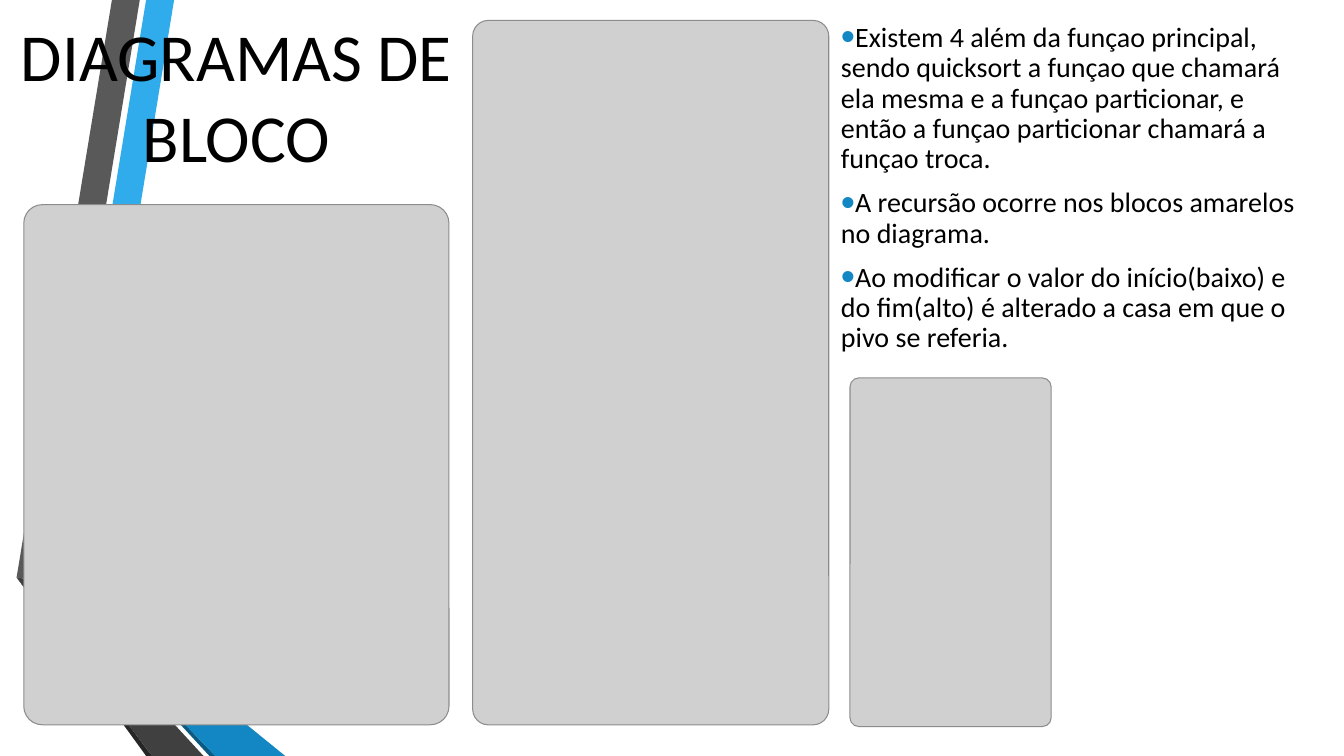
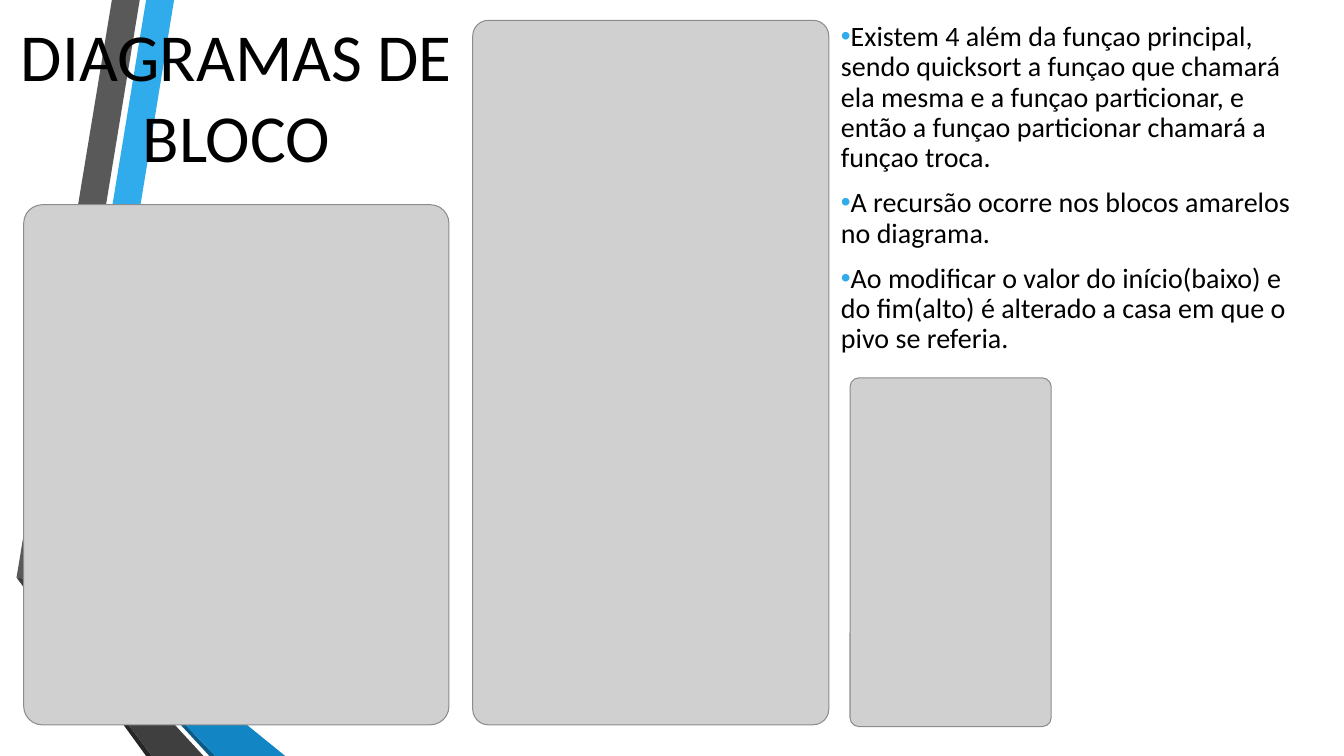
Before and after one commit to Gustavo-lind0/FATEC-IPIRANGA-PEM2025-1-2040482422041-Gustavo, a slide deck: slide 2 of PEM2025-1-Atividades-N1-N2/PEM2025-1-Atividades-N2/PEM-Atividade-N2-3/PEM-Atividade-N2-3.pptx. Drawn at 1344x756 pixels with LibreOffice and Linux fonts; fonts in the diff are those of the drawing; grey boxes stand for pictures; background and template pictures are left out. Boxes give left, top, right and bottom in pixels: in the first picture for what was removed or moved away, otherwise in the second. Text is boxed around its words. In the diff, an @@ line names an element or a change of style, - is before the commit and + after.

```diff
--- a/PEM2025-1-Atividades-N1-N2/PEM2025-1-Atividades-N2/PEM-Atividade-N2-3/PEM-Atividade-N2-3.pptx
+++ b/PEM2025-1-Atividades-N1-N2/PEM2025-1-Atividades-N2/PEM-Atividade-N2-3/PEM-Atividade-N2-3.pptx
@@ text "Existem 4 além da funçao ..." at [841, 26, 1290, 353]: bullet colour #1287C3 to #30ACEC @@
@@ freeform shape at [16, 578, 203, 756]: fill #404040 to #3F3F3F; outline redrawn @@
```
Also in this commit, not shown: 8 other slides changed, 1 other file.
